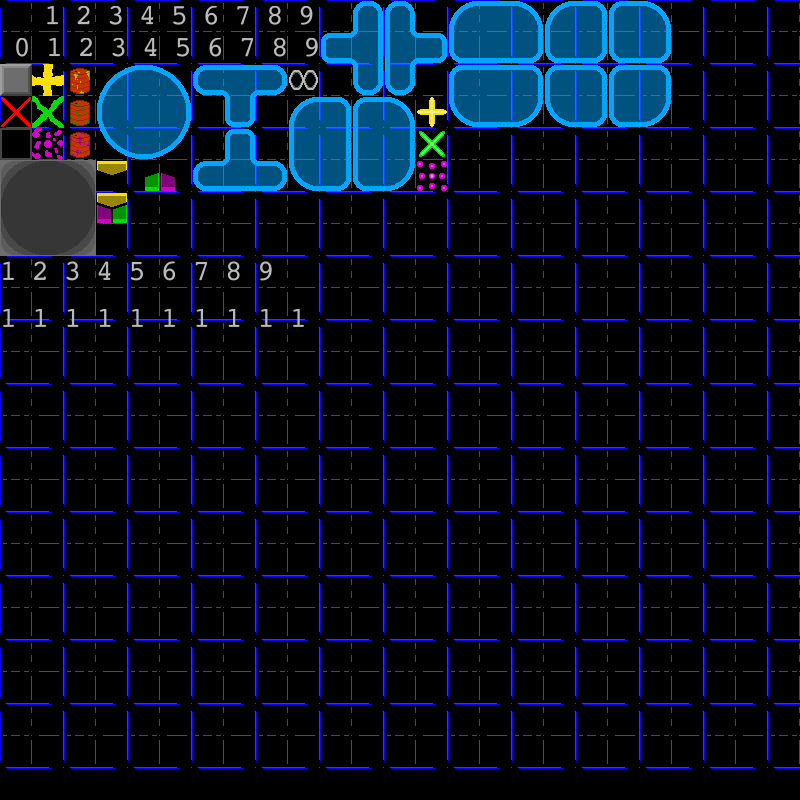
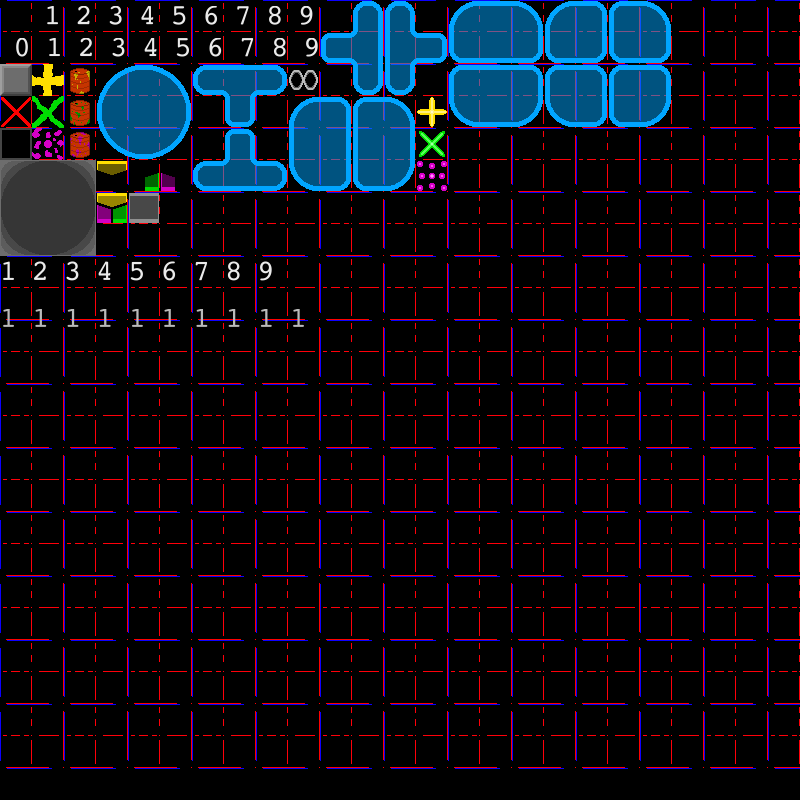
Layer changes from the first 800px x 800px image to the second:
painted on "Calque de dessin 1" over [3, 6, 318, 281]
painted on "grille" over [3, 6, 318, 281]
painted on "Arrière-plan" over [3, 6, 318, 281]
